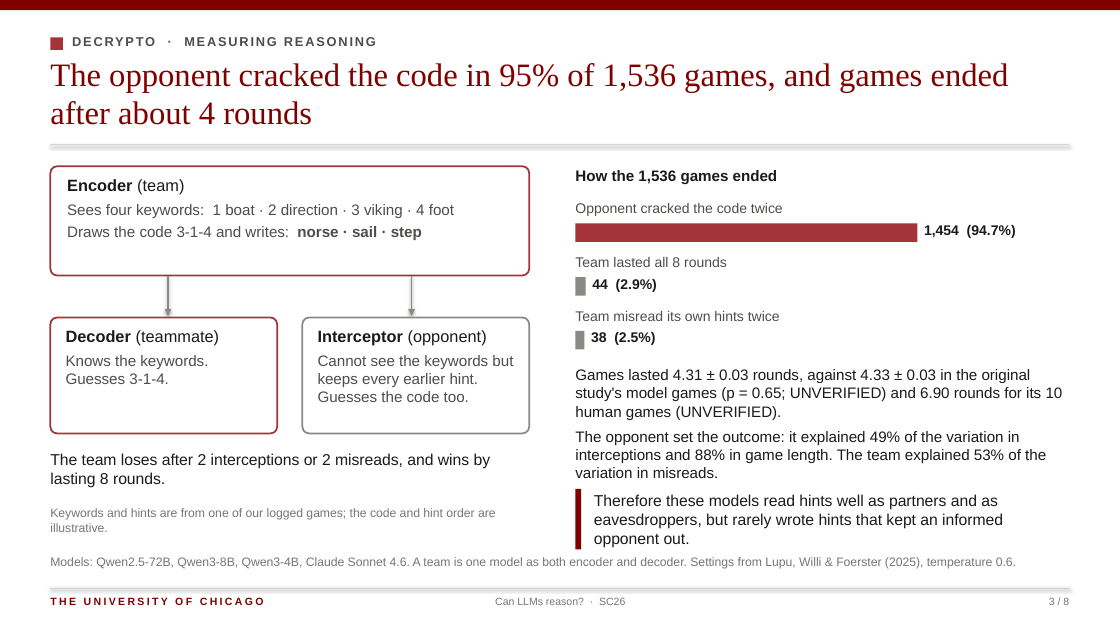
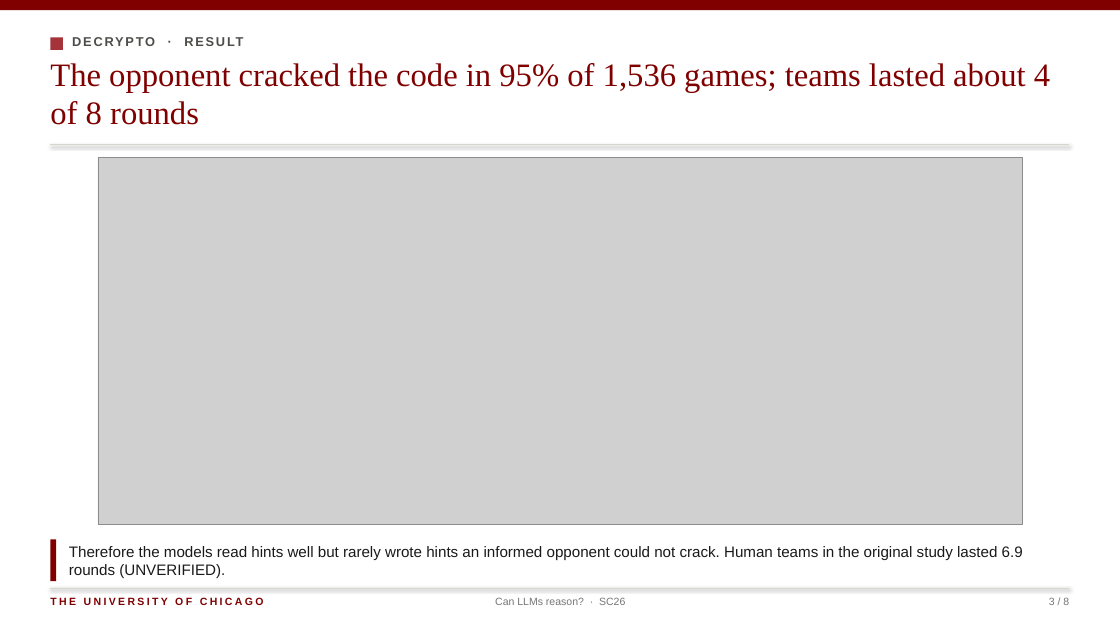
Before and after one commit to rmehta1987/decrypto, a slide deck: slide 3 of slides/can_llms_reason_sc26.pptx. Drawn at 1120x630 pixels with LibreOffice and Linux fonts; fonts in the diff are those of the drawing; grey boxes stand for pictures. Boxes give left, top, right and bottom in pixels: in the first picture for what was removed or moved away, otherwise in the second. Text is boxed around its words. In the diff, an @@ line names an element or a change of style, - is before the commit and + after.

```diff
--- a/slides/can_llms_reason_sc26.pptx
+++ b/slides/can_llms_reason_sc26.pptx
@@ text at (72, 34, 828, 55): text changed @@
-DECRYPTO · MEASURING REASONING
+DECRYPTO · RESULT
@@ text at (50, 63, 1050, 125): text changed @@
-The opponent cracked the code in 95% of 1,536 games, and games ended after about 4 rounds
+The opponent cracked the code in 95% of 1,536 games; teams lasted about 4 of 8 rounds
@@ rounded rectangle removed at (50, 166, 529, 276) @@
@@ text removed at (67, 179, 454, 240) @@
-Encoder (team)
-Sees four keywords: 1 boat · 2 direction · 3 viking · 4 foot
-Draws the code 3-1-4 and writes: norse · sail · step
@@ picture added at (98, 158, 1023, 525) @@
@@ text removed at (575, 170, 778, 184) @@
-How the 1,536 games ended
@@ text removed at (575, 203, 783, 216) @@
-Opponent cracked the code twice
@@ rectangle removed at (576, 223, 918, 242) @@
@@ text removed at (924, 225, 1016, 238) @@
-1,454 (94.7%)
@@ text removed at (575, 257, 727, 267) @@
-Team lasted all 8 rounds
@@ arrow removed from (168, 276) to (168, 316) @@
@@ arrow removed from (412, 276) to (412, 316) @@
@@ rectangle removed at (576, 277, 586, 296) @@
@@ text removed at (592, 279, 657, 292) @@
-44 (2.9%)
@@ rounded rectangle removed at (50, 318, 277, 434) @@
@@ rounded rectangle removed at (302, 318, 529, 434) @@
@@ text removed at (575, 311, 780, 321) @@
-Team misread its own hints twice
@@ text removed at (66, 330, 220, 384) @@
-Decoder (teammate)
-Knows the keywords. Guesses 3-1-4.
@@ text removed at (318, 330, 513, 402) @@
-Interceptor (opponent)
-Cannot see the keywords but keeps every earlier hint. Guesses the code too.
@@ rectangle removed at (576, 331, 585, 350) @@
@@ text removed at (591, 332, 655, 345) @@
-38 (2.5%)
@@ text removed at (575, 369, 1063, 478) @@
-Games lasted 4.31 ± 0.03 rounds, against 4.33 ± 0.03 in the original study's model games (p = 0.65; UNVERIFIED) and 6.90 rounds for its 10 human games (UNVERIFIED).
-The opponent set the outcome: it explained 49% of the variation in interceptions and 88% in game length. The team explained 53% of the variation in misreads.
@@ text removed at (50, 453, 491, 488) @@
-The team loses after 2 interceptions or 2 misreads, and wins by lasting 8 rounds.
@@ text removed at (50, 508, 496, 532) @@
-Keywords and hints are from one of our logged games; the code and hint order are illustrative.
@@ rectangle removed at (576, 489, 581, 549) @@
@@ text removed at (594, 494, 1003, 548) @@
-Therefore these models read hints well as partners and as eavesdroppers, but rarely wrote hints that kept an informed opponent out.
@@ rectangle added at (50, 539, 56, 581), fill #800000 @@
@@ text removed at (50, 557, 1016, 569) @@
-Models: Qwen2.5-72B, Qwen3-8B, Qwen3-4B, Claude Sonnet 4.6. A team is one model as both encoder and decoder. Settings from Lupu, Willi & Foerster (2025), temperature 0.6.
@@ text added at (69, 546, 1023, 578), 13 pt, text #1A1A1A @@
+Therefore the models read hints well but rarely wrote hints an informed opponent could not crack. Human teams in the original study lasted 6.9 rounds (UNVERIFIED).
```
Also in this commit, not shown: 7 other slides changed, 1 other file.
